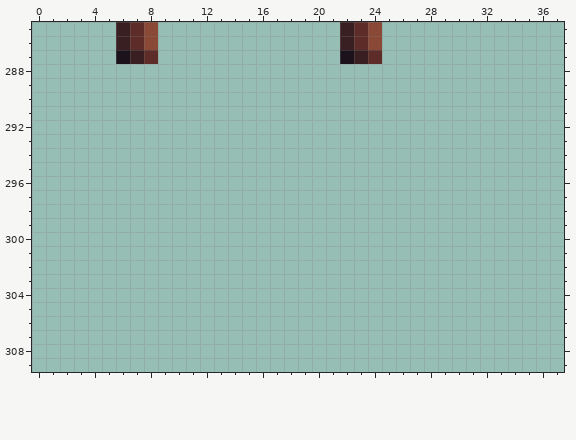
File history of a pixel-art file, aseprite/animated_objects.aseprite. Above is the file before it was changed.
749x336 pixels, 1 frame. Shown: x 0..37, y 285..309.
After:
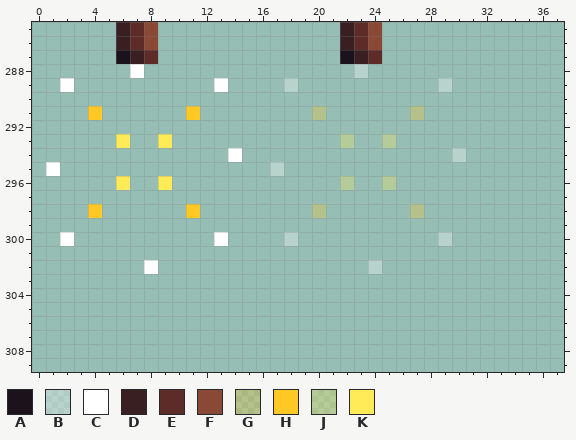
Palette (. is transparent): A #1c121c  B #ffffff52  C #ffffff  D #391f21  E #5d2c28  F #8a4836  G #ffc8254b  H #ffc825  J #ffeb574b  K #ffeb57
The exact change:
@@ x 0..37 @@
 287 ......ADE.............ADE.............
-288 ......................................
-289 ......................................
+288 .......C...............B..............
+289 ..C..........C....B..........B........
 290 ......................................
-291 ......................................
+291 ....H......H........G......G..........
 292 ......................................
-293 ......................................
-294 ......................................
-295 ......................................
-296 ......................................
+293 ......K..K............J..J............
+294 ..............C...............B.......
+295 .C...............B....................
+296 ......K..K............J..J............
 297 ......................................
-298 ......................................
+298 ....H......H........G......G..........
 299 ......................................
-300 ......................................
+300 ..C..........C....B..........B........
 301 ......................................
-302 ......................................
+302 ........C...............B.............
 303 ......................................
